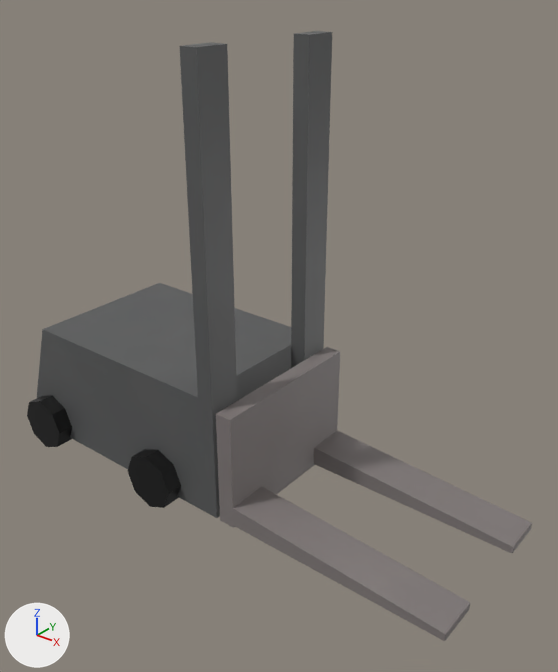
An edit to the FBX model Assets/Models/forklift.fbx, drawn before and after from the same camera.
Rendered twice from a camera (50 mm lens) standing at (13.6, -12.01, 11.33) and looking at (4.0, 0.0, 3.88). The axes (+X, +Y, +Z) are drawn at lower left. The lights are the same throughout. Where no turn or scale is listed for an object, it has been applied to the vertices.

The older version as bpy lines, for what is in view:
```python
me_cube_001 = bpy.data.meshes.new('Cube.001')
me_cube_001.from_pydata(...)  # 36 vertices, 31 faces; spans x -300.0..380.0, y 0.0..1001.0, z -200.0..200.0
me_cube_001.materials.append(mat_metal)  # picture img_metal_png
me_cube_003 = bpy.data.meshes.new('Cube.003')
me_cube_003.from_pydata(...)  # 44 vertices, 42 faces; spans x 340.0..950.0, y 0.0..280.0, z -200.0..200.0
me_cube_003.materials.append(mat_plastic)  # picture img_plastic_png
me_cube_004 = bpy.data.meshes.new('Cube.004')
me_cube_004.from_pydata(...)  # an 8-sided cylinder along y spanning x -0.7..0.7, y -3.0..-2.0, z -0.7..0.7; an 8-sided cylinder along y spanning x 3.3..4.7, y -3.0..-2.0, z -0.7..0.7; an 8-sided cylinder along y spanning x -0.7..0.7, y 0.8..1.8, z -0.7..0.7; an 8-sided cylinder along y spanning x 3.3..4.7, y 0.8..1.8, z -0.7..0.7
me_cube_004.materials.append(mat_wheels)  # black #000000
ob_arm = bpy.data.objects.new('Arm', me_cube_003)
ob_arm.parent = ob_body
ob_arm.location = (0.0, 0.0, 0.0)
ob_body = bpy.data.objects.new('Body', me_cube_001)
ob_body.location = (0.0, 0.0, 0.0)
ob_body.rotation_euler = (1.571, 0.0, 0.0)  # degrees (90, 0, 0)
ob_body.scale = (0.01, 0.01, 0.01)
ob_wheels = bpy.data.objects.new('Wheels', me_cube_004)
ob_wheels.location = (-2.0, 0.6, 0.4)
```
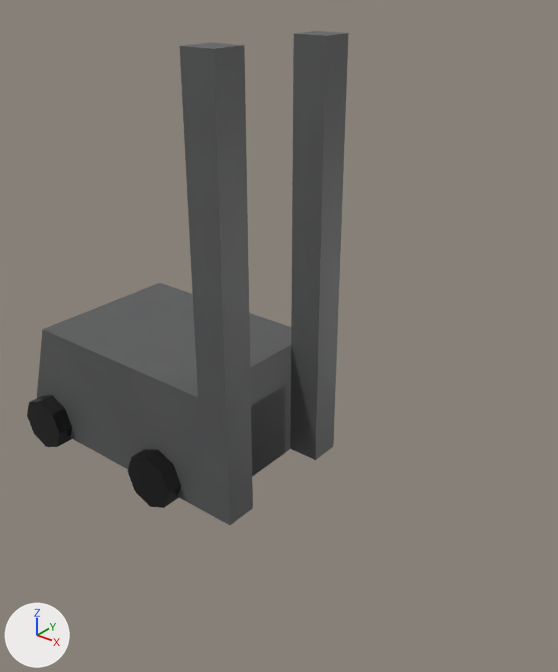
Commit message: Added the ability to change forklift height

Pixel boxes (x1, y1, x2, y2) of what changed, in the pictures (558 x 672 px):
'ArmExtension', added
    after: (196, 32, 348, 525)
'Arm', moved, turned, rescaled (not visible afterwards)
    before: (216, 347, 532, 641)

What changed in the scene script:
```text
Add me_cube_005:
    me_cube_005.from_pydata(...)  # 24 vertices, 20 faces; spans x 340.0..380.0, y 1.0..1001.0, z -200.0..200.0
    me_cube_005.materials.append(mat_metal)  # picture img_metal_png
Change ob_arm:
    ob_arm.parent: ob_body -> ob_armextension
    ob_arm.location: (0.0, 0.0, 0.0) -> (-39.7, 0.0, 0.0)
    ob_arm.rotation_euler: (0.0, 0.0, 0.0) -> (1.571, 0.0, 0.0)  # degrees (0, 0, 0) -> degrees (90, 0, 0)
    ob_arm.scale: (1.0, 1.0, 1.0) -> (0.01, 0.01, 0.01)
Add ob_armextension:
    ob_armextension = bpy.data.objects.new('ArmExtension', me_cube_005)
    ob_armextension.parent = ob_body
    ob_armextension.location = (40.0, 0.0, 0.0)
```
